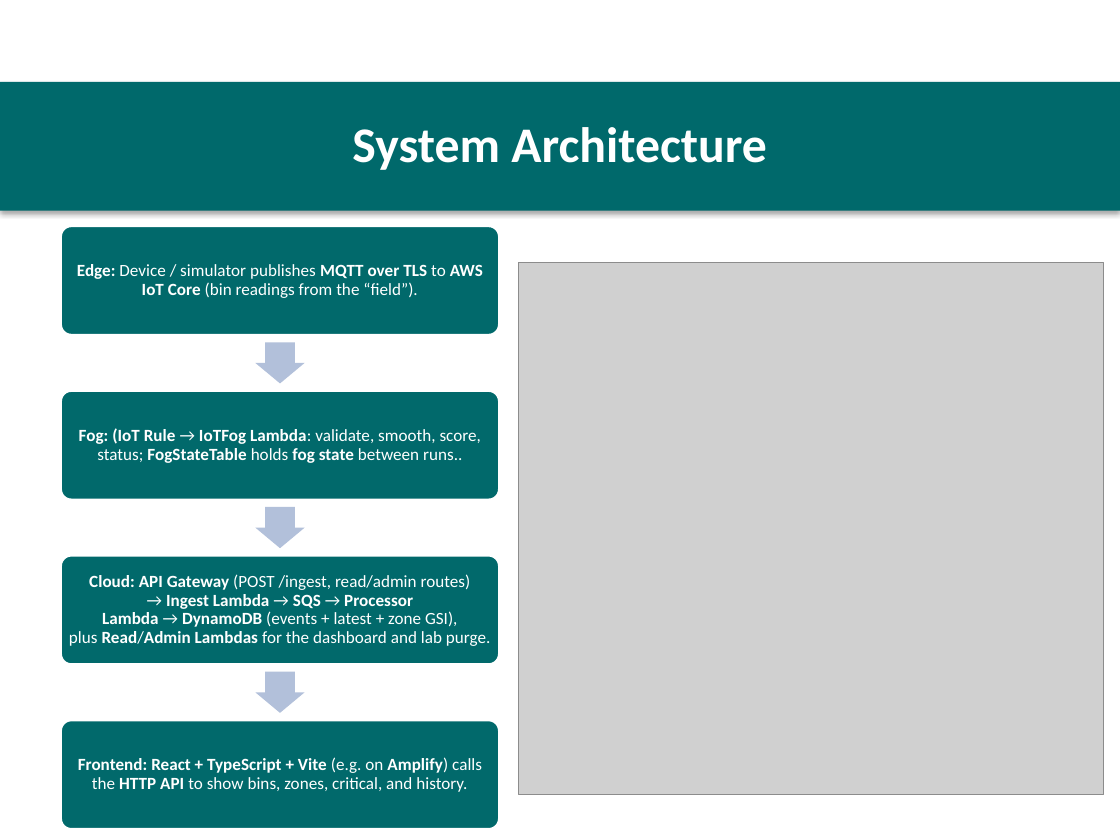
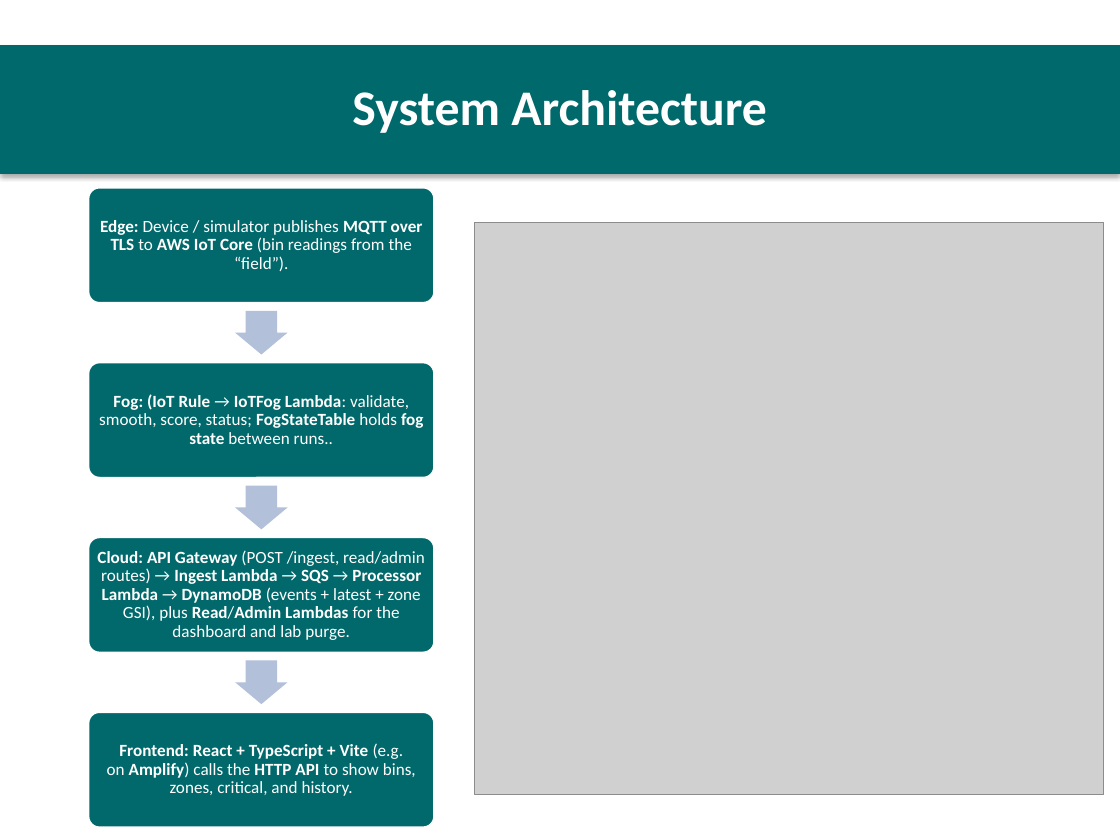
Before and after one commit to Wasiullah26/Smart-waste-bin, a slide deck: slide 4 of docs/FogEdge_5min_Presentation.pptx. Drawn at 1120x840 pixels with LibreOffice and Linux fonts; fonts in the diff are those of the drawing; grey boxes stand for pictures. Boxes give left, top, right and bottom in pixels: in the first picture for what was removed or moved away, otherwise in the second. Text is boxed around its words. In the diff, an @@ line names an element or a change of style, - is before the commit and + after.

Commit message:
edited ppt

```diff
--- a/docs/FogEdge_5min_Presentation.pptx
+++ b/docs/FogEdge_5min_Presentation.pptx
@@ rectangle "System Architecture": place and size @@
-rectangle "System Architecture" at bbox=[0, 82, 1120, 211]
+rectangle "System Architecture" at bbox=[0, 45, 1120, 174]
@@ rounded rectangle: place and size @@
-rounded rectangle at bbox=[60, 225, 500, 335]
+rounded rectangle at bbox=[87, 187, 435, 304]
@@ text "Edge: Device / simulator publishes ..." rewrapped from bbox=[77, 264, 483, 298] to bbox=[100, 220, 423, 271] @@
@@ picture: place and size @@
-picture at bbox=[519, 262, 1103, 794]
+picture at bbox=[475, 223, 1104, 795]
@@ right arrow: place and size @@
-right arrow at bbox=[256, 342, 305, 384]
+right arrow at bbox=[235, 311, 288, 355]
@@ rounded rectangle: place and size @@
-rounded rectangle at bbox=[60, 391, 500, 501]
+rounded rectangle at bbox=[87, 362, 435, 478]
@@ text "Fog: (IoT Rule → IoTFog ..." rewrapped from bbox=[79, 428, 481, 463] to bbox=[99, 394, 423, 444] @@
@@ right arrow: place and size @@
-right arrow at bbox=[256, 507, 305, 548]
+right arrow at bbox=[235, 486, 288, 530]
@@ rounded rectangle: place and size @@
-rounded rectangle at bbox=[60, 556, 500, 665]
+rounded rectangle at bbox=[87, 536, 435, 653]
@@ text "Cloud: API Gateway (POST /ingest, ..." rewrapped from bbox=[69, 574, 491, 646] to bbox=[97, 550, 425, 640] @@
@@ right arrow: place and size @@
-right arrow at bbox=[256, 671, 305, 713]
+right arrow at bbox=[235, 661, 288, 704]
@@ rounded rectangle: place and size @@
-rounded rectangle at bbox=[60, 720, 500, 830]
+rounded rectangle at bbox=[87, 711, 435, 828]
@@ text "Frontend: React + TypeScript + ..." rewrapped from bbox=[78, 757, 482, 792] to bbox=[107, 743, 416, 796] @@
```
Also in this commit, not shown: 3 other slides changed, 1 slide added, 2 slides removed, 1 other file.
